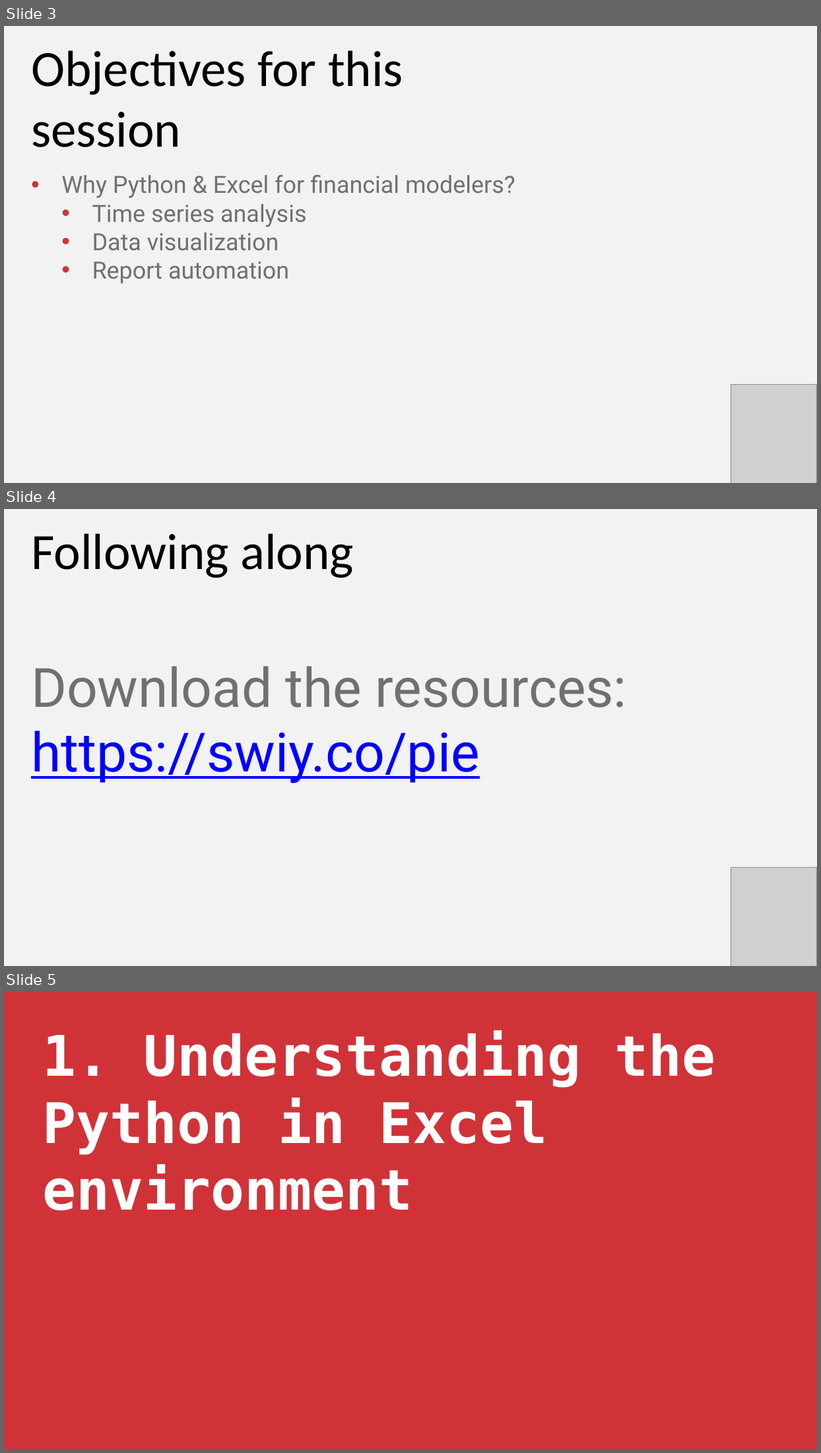
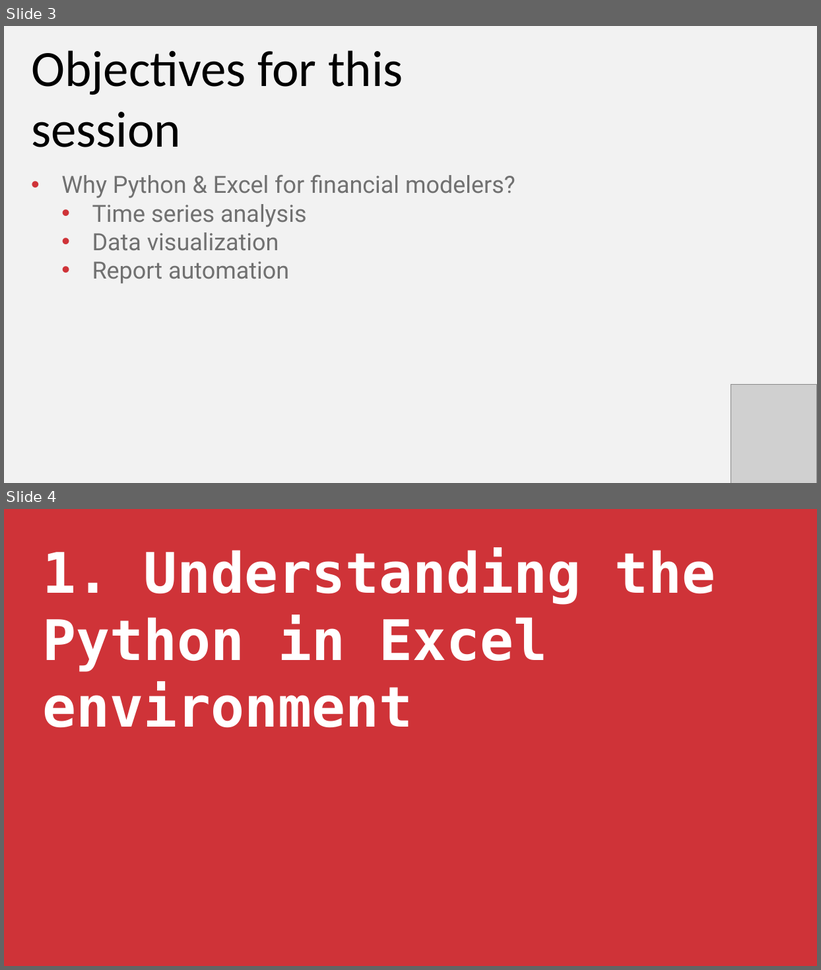
Before and after one commit to stringfestdata/fsm-intro-python-excel, a slide deck: fsm-intro-python-excel.pptx. Shown one above the other, each under a label of ours: slides 3, 4 and 5 before the commit, slides 3 and 4 after it. The pictures are 821x1453 and 821x970 pixels, drawn with LibreOffice and Linux fonts; fonts in the diff are those of the drawing; grey boxes stand for pictures. Boxes give left, top, right and bottom in pixels: in the first picture for what was removed or moved away, otherwise in the second. Text is boxed around its words. In the diff, an @@ line names an element or a change of style, - is before the commit and + after.

```diff
--- a/fsm-intro-python-excel.pptx
+++ b/fsm-intro-python-excel.pptx
@@ slide 4 removed at (x1=4, y1=509, x2=817, y2=966), background #F2F2F2 @@
@@ text removed at (x1=31, y1=533, x2=354, y2=578) @@
-Following along
@@ text removed at (x1=31, y1=666, x2=627, y2=784) @@
-Download the resources:
-https://swiy.co/pie
@@ picture removed at (x1=731, y1=867, x2=816, y2=966) @@
@@ what was slide 5 is now slide 4 @@
```
Also in this commit, not shown: 2 slides changed, 1 slide added, 1 other slide removed.
